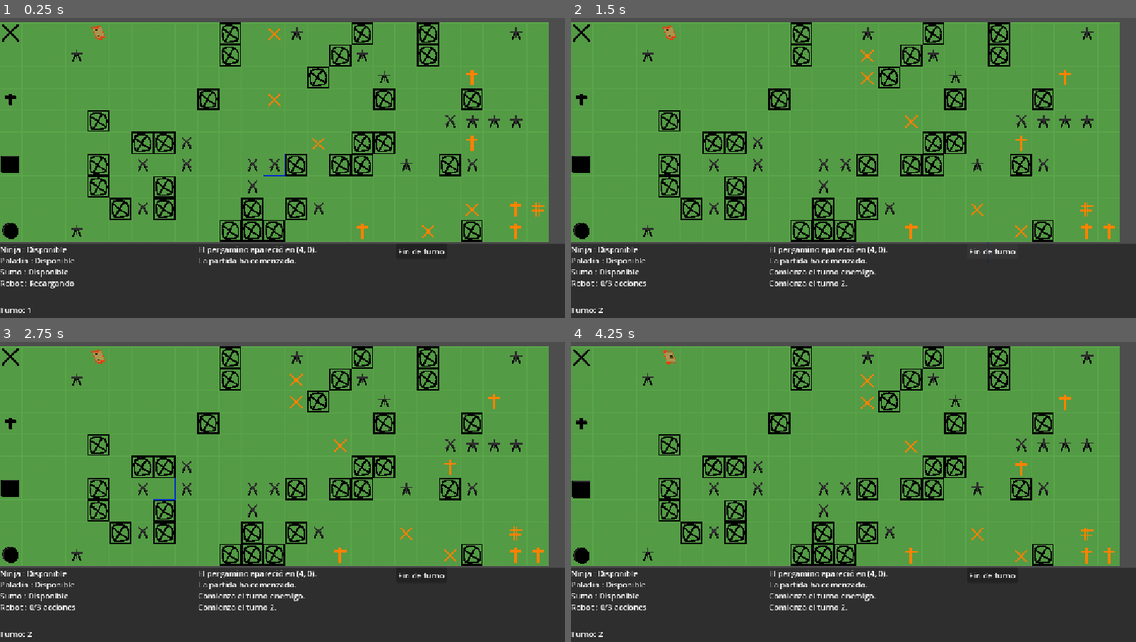
Above: before the commit, frames 1-4 (two rows, left to right).
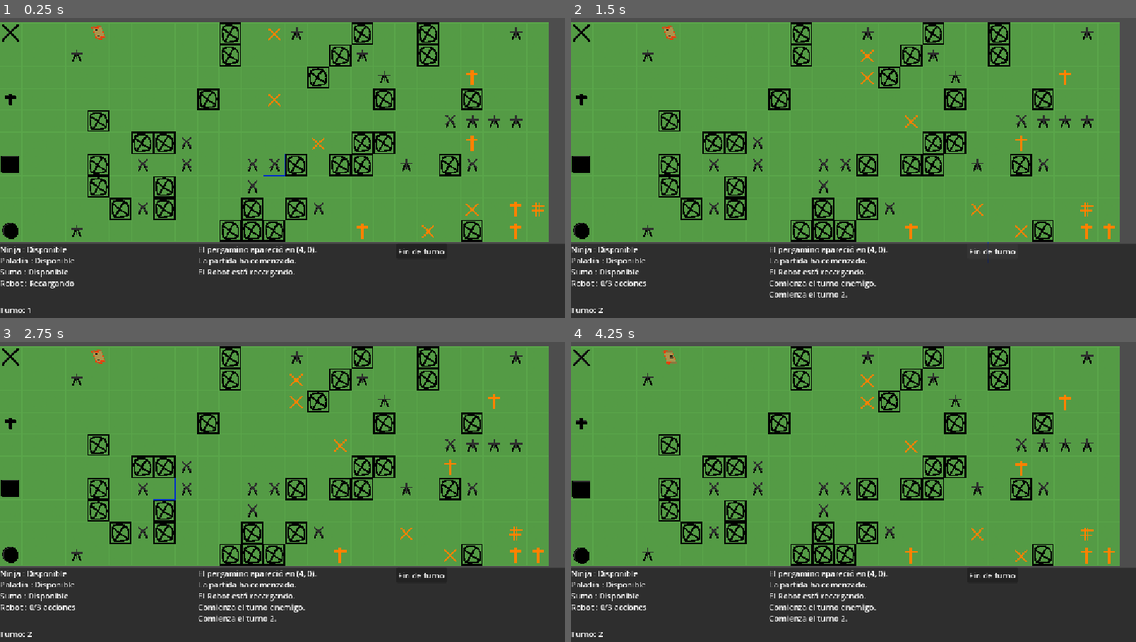
Above: after the commit, the same moments.

Repository: R0dr1go2oo3/Godot-4.7-LastEmissary
Game: Godot game, scene res://main.tscn
The game is run twice, just before and just after one commit, with the same random seed, the same clock (stepped at 60 frames per second) and the same inputs.
Inputs (mouse positions are in pixels of both pictures, inside the frame that each line leads up to):
- Up to frame 1 (0.25 s): no input
- Up to frame 2 (1.5 s): move the mouse to (977, 144) at 0.52 s; click (977, 144) at 0.67 s; click "Fin de turno" at 1.25 s
- Up to frame 3 (2.75 s): move the mouse to (169, 498) at 2.02 s; click (169, 498) at 2.17 s
- Up to frame 4 (4.25 s): move the mouse to (910, 414) at 2.77 s; click (910, 414) at 2.92 s; move the mouse to (825, 546) at 3.52 s; click (825, 546) at 3.67 s

The runs differ from the first frame. In frame 1, 0.1% of the frame differs, in the area x 35-53%, y 83-87%; in frame 2, 0.4%, in the area x 35-54%, y 83-94%; in frame 3, 0.4%; in frame 4, 0.4%.

Commit message:
habilidad overload implementada

Diff:
--- a/project.godot
+++ b/project.godot
@@ -19,6 +19,14 @@
 window/stretch/mode="canvas_items"
 window/stretch/aspect="expand"
 
+[input]
+
+overload={
+"deadzone": 0.2,
+"events": [Object(InputEventKey,"resource_local_to_scene":false,"resource_name":"","device":16,"window_id":0,"alt_pressed":false,"shift_pressed":false,"ctrl_pressed":false,"meta_pressed":false,"pressed":false,"keycode":0,"physical_keycode":81,"key_label":0,"unicode":0,"location":0,"echo":false,"script":null)
+]
+}
+
 [physics]
 
 3d/physics_engine="Jolt Physics"
--- a/scripts/manager.gd
+++ b/scripts/manager.gd
@@ -2,7 +2,7 @@
 
 var board: BoardState
 
-var robot: Character = null
+var robot: Robot = null
 var characters: Array[Character] = []
 
 var selected_character: Character = null
@@ -123,22 +123,25 @@
 
 		if character == robot:
 
-			if turn_manager.turn % 2 != 0:
+			if turn_manager.can_act(robot):
+
+				text += "Robot : %d/%d acciones" % [
+					turn_manager.get_robot_actions(),
+					turn_manager.get_robot_max_actions()
+				]
+
+			else:
 
 				text += "Robot : Recargando"
 
+		else:
+
+			if turn_manager.has_acted(character):
+
+				text += character.name + " : Ya actuó"
+
 			else:
 
-				text += "Robot : %d/3 acciones" % turn_manager.get_robot_actions()
-
-		else:
-
-			if turn_manager.has_acted(character):
-
-				text += character.name + " : Ya actuó"
-
-			else:
-
 				text += character.name + " : Disponible"
 
 		if character.is_carrier():
@@ -150,12 +153,12 @@
 	hud.set_actions(text)
 
 
-func find_robot() -> Character:
+func find_robot() -> Robot:
 
 	for character in characters:
 
 		if character.name == "Robot":
-			return character
+			return character as Robot
 
 	push_error("No se encontró un Robot.")
 
@@ -215,6 +218,30 @@
 	deselect()
 
 	update_hud()
+
+
+func _unhandled_input(event: InputEvent):
+
+	if game_over:
+		return
+
+	if !event.is_action_pressed("overload"):
+		return
+
+	if selected_character == null:
+		return
+
+	if selected_character != robot:
+		return
+
+	if !turn_manager.can_act(robot):
+		return
+
+	if robot.activate_overload():
+
+		board.add_log("Robot activa Sobrecarga.")
+
+		update_hud()
 
 
 func select_piece(piece: Character):
--- a/scripts/robot.gd
+++ b/scripts/robot.gd
@@ -1,6 +1,28 @@
 extends Character
 
 class_name Robot
+
+# ----------------------------
+# Sobrecarga
+# ----------------------------
+
+var overload_active := false
+
+func can_use_overload() -> bool:
+
+	return !overload_active
+
+func activate_overload() -> bool:
+
+	if !can_use_overload():
+		return false
+
+	overload_active = true
+	return true
+
+func finish_turn():
+
+	overload_active = false
 
 
 func get_possible_moves_from(
@@ -25,19 +47,14 @@
 
 		var target = cell + dir
 
-		# Fuera del tablero
 		if !board.is_inside_board(target):
 			continue
 
-		# No puede caer sobre obstáculos
 		if board.has_obstacle(target):
 			continue
 
-		# No puede caer sobre otro personaje
 		if !ignore_units and board.is_occupied(target):
 			continue
-
-		# Puede caer sobre un enemigo
 
 		moves.append(target)
 
--- a/scripts/turnManager.gd
+++ b/scripts/turnManager.gd
@@ -1,17 +1,19 @@
 extends Node
 
 class_name TurnManager
-
 
 var turn := 1
 
 var board: BoardState = null
 
-var robot: Character = null
+var robot: Robot = null
 var characters: Array[Character] = []
 
 var robot_actions := 0
 var pieces_acted: Array[Character] = []
+
+# Próximo turno en el que el Robot puede actuar.
+var next_robot_turn := 2
 
 
 func setup(
@@ -22,12 +24,14 @@
 
 	board = board_state
 
-	robot = robot_character
+	robot = robot_character as Robot
 	characters = character_list
 
 	turn = 1
 	robot_actions = 0
 	pieces_acted.clear()
+
+	next_robot_turn = 2
 
 
 func can_act(piece: Character) -> bool:
@@ -40,12 +44,17 @@
 
 	if piece == robot:
 
-		if turn % 2 != 0:
+		if turn < next_robot_turn:
 
 			board.add_log("El Robot está recargando.")
 			return false
 
-		if robot_actions >= 3:
+		var max_actions := 3
+
+		if robot.overload_active:
+			max_actions = 4
+
+		if robot_actions >= max_actions:
 			return false
 
 		return true
@@ -87,6 +96,17 @@
 
 func end_turn():
 
+	if robot != null:
+
+		if turn == next_robot_turn:
+
+			if robot.overload_active:
+				next_robot_turn = turn + 3
+			else:
+				next_robot_turn = turn + 2
+
+		robot.finish_turn()
+
 	turn += 1
 
 	pieces_acted.clear()
@@ -122,10 +142,15 @@
 
 	if character == robot:
 
-		if turn % 2 != 0:
+		if turn < next_robot_turn:
 			return true
 
-		return robot_actions >= 3
+		var max_actions := 3
+
+		if robot.overload_active:
+			max_actions = 4
+
+		return robot_actions >= max_actions
 
 	return character in pieces_acted
 
@@ -133,3 +158,11 @@
 func get_robot_actions() -> int:
 
 	return robot_actions
+
+
+func get_robot_max_actions() -> int:
+
+	if robot != null and robot.overload_active:
+		return 4
+
+	return 3
